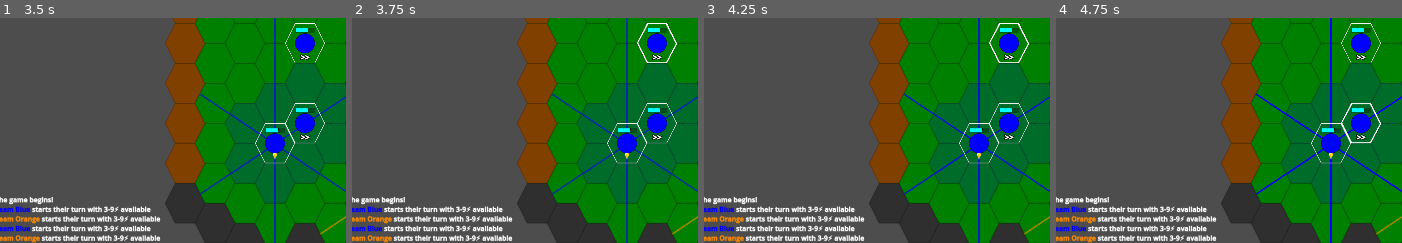
Above: before the commit, frames 1-4 (left to right).
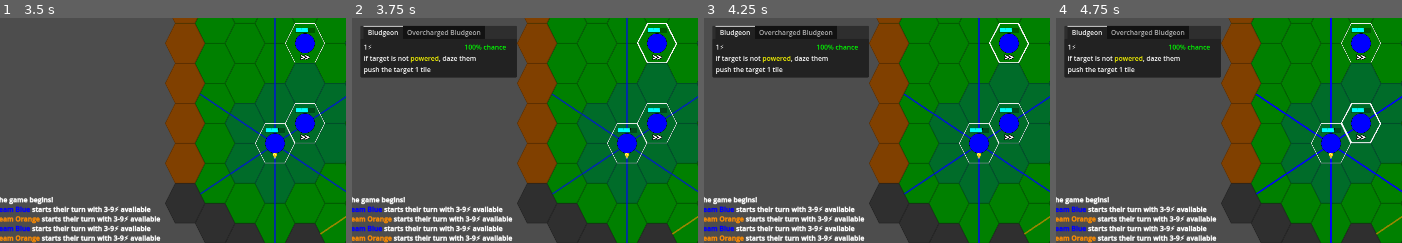
Above: after the commit, the same moments.

Repository: devencire/godot-conduit
Game: Godot game, scene res://scenes/world.tscn
Same seed, same stepped clock (60 frames per second), same inputs: the game is played once before the commit and once after it.
Inputs (mouse positions are % of the whole screen's width and height, from its top left):
- Up to frame 1 (3.5 s): click "End turn" at 0.5 s; click "End turn" at 1.25 s; click "End turn" at 2 s; tap Enter at 2.75 s; move the mouse to (40, 69) at 2.77 s; click (40, 69) at 2.92 s
- Up to frame 2 (3.75 s): move the mouse to (45, 47) at 3.52 s; click (45, 47) at 3.67 s
- Up to frame 3 (4.25 s): no input
- Up to frame 4 (4.75 s): move the mouse to (45, 65) at 4.27 s; click (45, 65) at 4.42 s
The pictures show only the part of the screen within x 1-51%, y 38-88%; the shares and areas given below are measured in that part.

Frame 1 is identical in both runs. In frame 2, 10% of the frame differs, in the area x 2-48%, y 3-27%; in frame 3, 10%; in frame 4, 10%.

Commit message:
make attack dialog always open while player selected

Diff:
--- a/scripts/AttackDialog.gd
+++ b/scripts/AttackDialog.gd
@@ -6,35 +6,51 @@
 
 @export var attack_options: Array[AttackOption]
 @export var attacker: Player
-@export var target: Player
+
+@export var target: Player:
+	set(new_target):
+		target = new_target
+		if is_inside_tree():
+			_regenerate_attack_option_tabs()
+
+var selected_option: AttackOption
 
 @onready var tab_container: TabContainer = %TabContainer
 
 var attack_option_description_scene := preload("res://scenes/attack_option_description.tscn")
 
-# Called when the node enters the scene tree for the first time.
 func _ready():
+	_regenerate_attack_option_tabs()
+
+# Used to suppress option_selected signals when tabs are recreated on target change.
+var regenerating := false
+
+func _regenerate_attack_option_tabs():
+	regenerating = true
+
+	for child in tab_container.get_children():
+		tab_container.remove_child(child)
+		child.queue_free()
+
+	var original_selected_option := selected_option
 	for option in attack_options:
+		var is_selected := false
+		if original_selected_option:
+			is_selected = option == original_selected_option
 		var description_node: AttackOptionDescription = attack_option_description_scene.instantiate()
 		description_node.attack_option = option
 		description_node.attacker = attacker
 		description_node.target = target
 		tab_container.add_child(description_node)
-		tab_container.set_tab_title(tab_container.get_child_count() - 1, option.get_display_name())
+		var tab_index := tab_container.get_child_count() - 1
+		tab_container.set_tab_title(tab_index, option.get_display_name())
+		if is_selected:
+			tab_container.current_tab = tab_index
 
-	#if max_power_cost == -1:
-		#%PowerCostLabel.text = str(power_cost) + '⚡'
-	#else:
-		#%PowerCostLabel.text = str(power_cost) + '-' + str(max_power_cost) + '⚡'
-	#%SuccessChanceLabel.text = str(roundi(success_chance * 100)) + '% chance'
-	#%SuccessChanceLabel.modulate = Constants.success_chance_color(success_chance)
-	#if not target_is_unpowered:
-		#%TargetNotPoweredEffectLabel.modulate = Color(Color.WHITE, 0.5)
-	#if direct_damage == 0:
-		#%OverchargeDamageLabel.visible = false
-	#else:
-		#%OverchargeDamageLabel.visible = true
-		#%OverchargeDamageLabel.text = '%s damage' % direct_damage
+	regenerating = false
 
 func _on_tab_container_tab_changed(tab_index: int) -> void:
+	if regenerating:
+		return
+	selected_option = attack_options[tab_index]
 	option_selected.emit(attack_options[tab_index])
--- a/scripts/Weapon.gd
+++ b/scripts/Weapon.gd
@@ -26,6 +26,7 @@
 
 func _player_was_selected(_player: Player) -> void:
 	_draw_target_selection_preview()
+	_draw_attack_dialog()
 
 func _player_was_deselected(_player: Player) -> void:
 	_clear_selected_target()
@@ -70,6 +71,7 @@
 func _clear_selected_target() -> void:
 	selected_target = null
 	player.moving = true
+	_draw_attack_dialog()
 	_draw_target_selection_preview()
 
 func _draw_hit_direction_selection_preview():
@@ -80,7 +82,9 @@
 	add_child(target_preview)
 
 func _draw_attack_dialog():
-	_clear_attack_dialog()
+	if attack_dialog:
+		attack_dialog.target = selected_target
+		return
 	attack_dialog = attack_dialog_scene.instantiate()
 	attack_dialog.attacker = player
 	attack_dialog.target = selected_target
@@ -95,7 +99,8 @@
 
 func _set_attack_option(option: AttackOption):
 	selected_option = option
-	_draw_hit_direction_selection_preview()
+	if selected_target:
+		_draw_hit_direction_selection_preview()
 
 func _clear_target_preview():
 	if target_preview:
--- a/scripts/attack_effects/DazeUnpoweredTargetEffect.gd
+++ b/scripts/attack_effects/DazeUnpoweredTargetEffect.gd
@@ -5,16 +5,18 @@
 var target: Player
 
 func _init(init_target: Player) -> void:
-    target = init_target
+	target = init_target
 
 func display_text() -> String:
-    return 'if target is not [color=yellow]powered[/color], daze them'
+	return 'if target is not [color=yellow]powered[/color], daze them'
 
 func is_enabled() -> bool:
-    return not target.is_powered
+	if not target:
+		return true
+	return not target.is_powered
 
 func enact() -> int:
-    if target.status == Player.Status.OK:
-        target.event_log.log('%s was dazed' % [BB.player_name(target)])
-        target.status = Player.Status.DAZED
-    return 0
+	if target.status == Player.Status.OK:
+		target.event_log.log('%s was dazed' % [BB.player_name(target)])
+		target.status = Player.Status.DAZED
+	return 0
